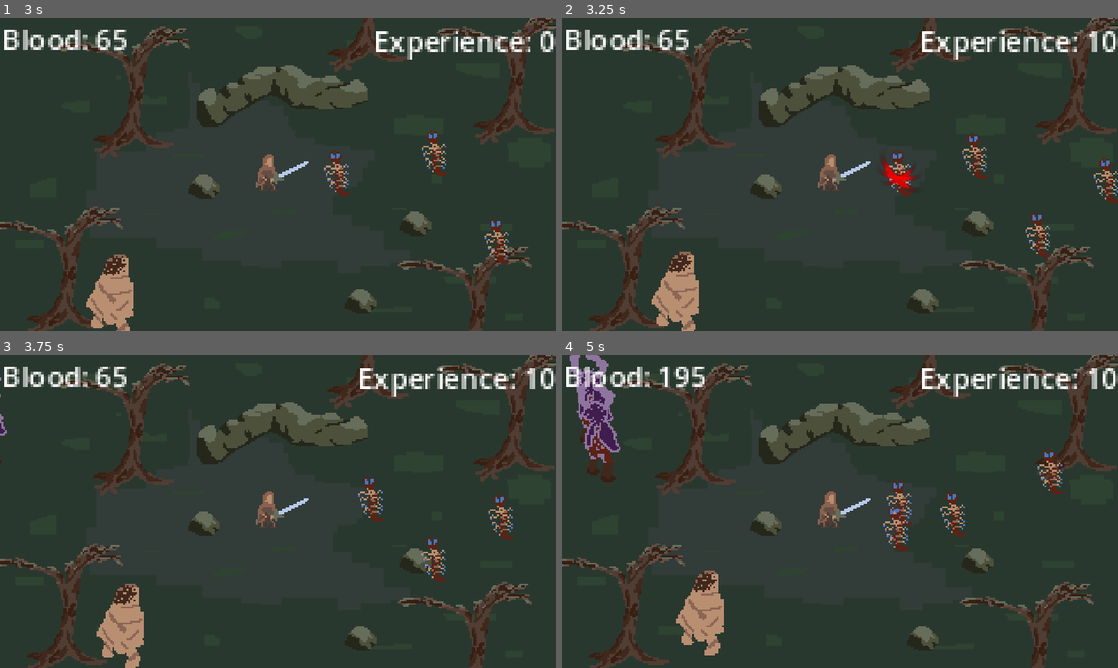
Above: before the commit, frames 1-4 (two rows, left to right).
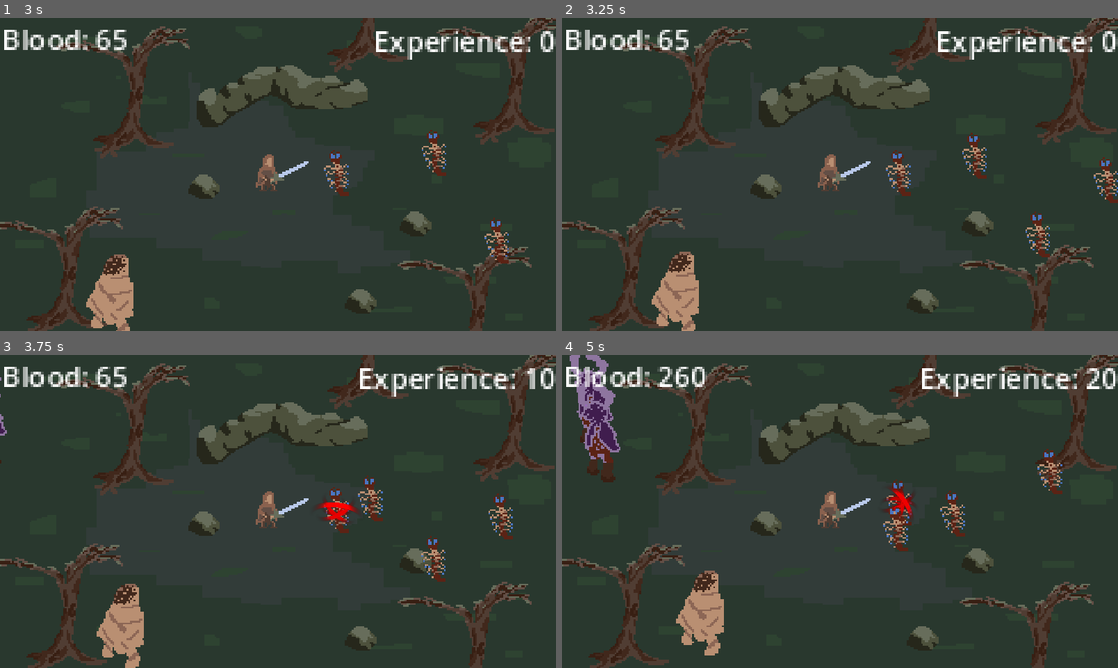
Above: after the commit, the same moments.

Repository: MrTrupen/vampires_idle
Game: Godot game, scene res://Scenes/main_scene.tscn
Two runs of this game, one before a commit and one after it. Both use one fixed random seed, a clock stepped at 60 frames per second and the inputs below. The engine's default icon, where the game draws it, is replaced by a stand-in: a white triangle on a blue panel in a dark square.
Inputs:
- Up to frame 1 (3 s): no input
- Up to frame 2 (3.25 s): no input
- Up to frame 3 (3.75 s): no input
- Up to frame 4 (5 s): no input

Frame 1 is identical in both runs. In frame 2, 1.5% of the frame differs, in the area x 57-100%, y 3-56%; in frame 3, 0.4%; in frame 4, 0.7%.

Commit message:
Some debug fixes

Diff:
--- a/Scenes/hero.tscn
+++ b/Scenes/hero.tscn
@@ -16,3 +16,5 @@
 [node name="Hitbox" type="CollisionShape2D" parent="."]
 visible = false
 shape = SubResource("CircleShape2D_ykfyt")
+
+[connection signal="area_entered" from="." to="." method="_on_area_entered"]
--- a/Scripts/hero.gd
+++ b/Scripts/hero.gd
@@ -3,8 +3,8 @@
 var max_health: int = 1000
 var health: int = 999999
 var health_regeneration: int = 100
-var attack_cooldown: float = 3
-var attack_damage: int = 300
+var attack_cooldown: float = 0.15
+var attack_damage: int = 25
 
 var attack_timer: float = 0
 var enemies_in_range: Array = []
@@ -36,7 +36,7 @@
 
 func add_enemy(enemy: Area2D):
 	enemies_in_range.append(enemy)
-	print("Enemy added to range")
+	# print("Enemy added to range")
 
 
 func hit_all_enemies():
@@ -45,4 +45,9 @@
 			enemies_in_range.erase(enemy)
 			print("Enemy killed")
 		else:
-			print("Enemy survived")
+			pass
+			# print("Enemy survived")
+
+
+func _on_area_entered(_area: Area2D):
+	print("monser entered area")
--- a/Scripts/monster.gd
+++ b/Scripts/monster.gd
@@ -15,7 +15,7 @@
 
 func _ready():
 	if data:
-		print("Enemy spawned with")
+		# print("Enemy spawned")
 		data = data.duplicate()
 		get_node("Sprite").texture = data.sprite
 	else:
